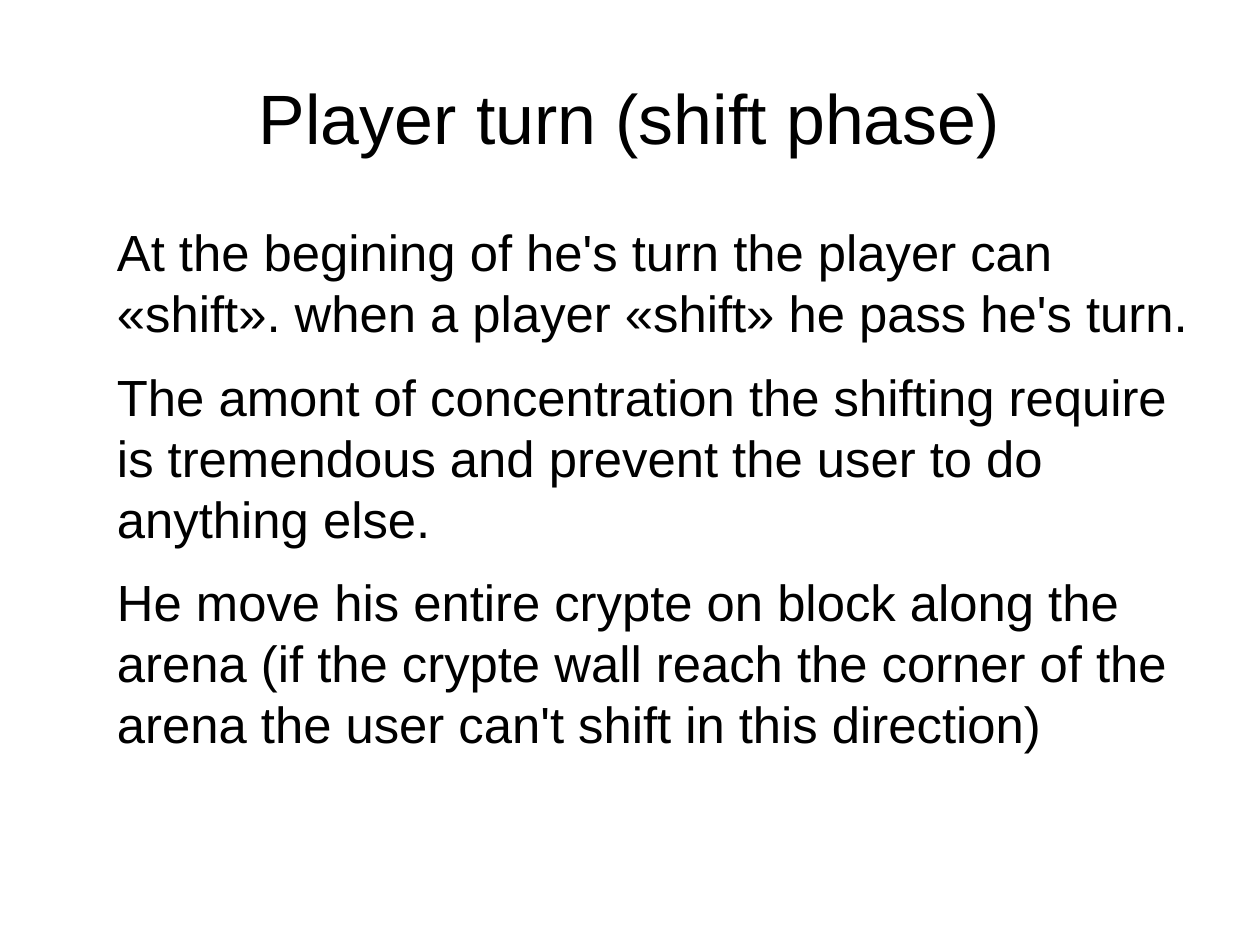
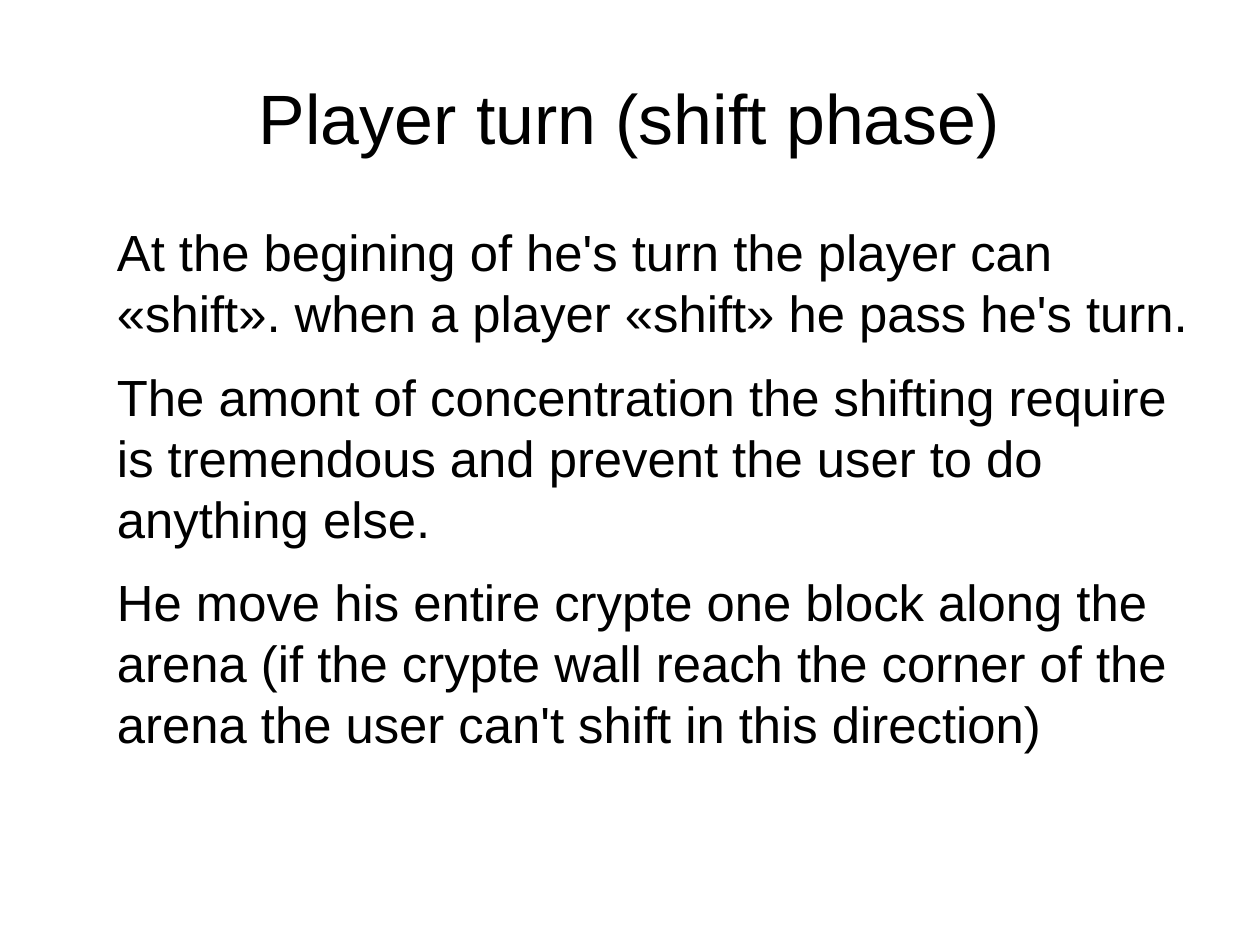
Before and after one commit to idolord/CryptDuel, a slide deck: slide 4 of documentation/player turn CDC - panda.odp. Drawn at 1260x945 pixels with LibreOffice and Linux fonts; fonts in the diff are those of the drawing. Boxes give left, top, right and bottom in pixels: in the first picture for what was removed or moved away, otherwise in the second. Text is boxed around its words. In the diff, an @@ line names an element or a change of style, - is before the commit and + after.

Commit message:
player turn CDC
added hero regen minor corrections

```diff
--- a/documentation/player turn CDC - panda.odp
+++ b/documentation/player turn CDC - panda.odp
@@ text at (117, 584, 1167, 754): text changed @@
-He move his entire crypte on block along the arena (if the crypte wall reach the corner of the arena the user can't shift in this direction)
+He move his entire crypte one block along the arena (if the crypte wall reach the corner of the arena the user can't shift in this direction)
```
Also in this commit, not shown: 3 other slides changed.
